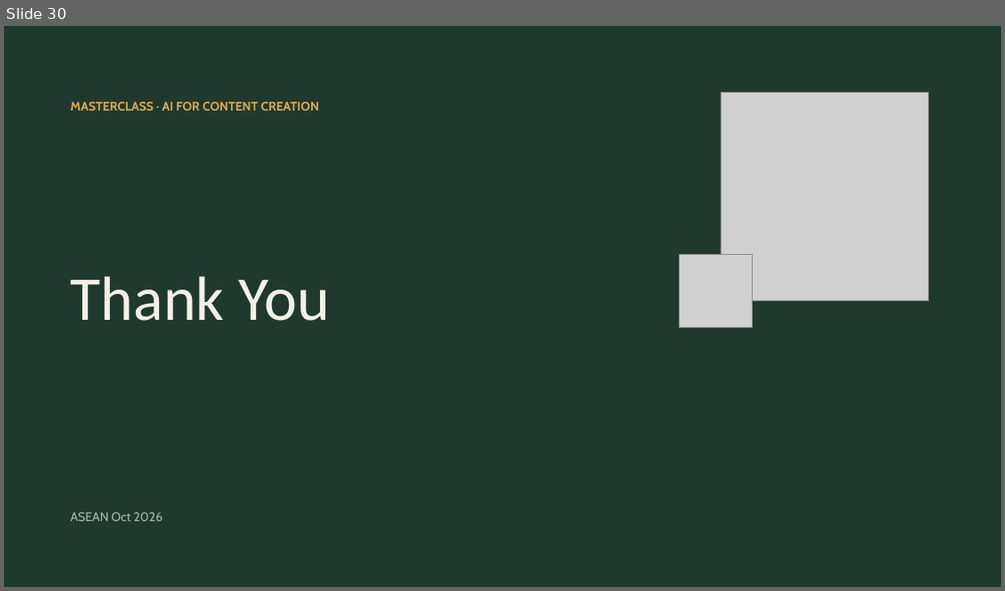
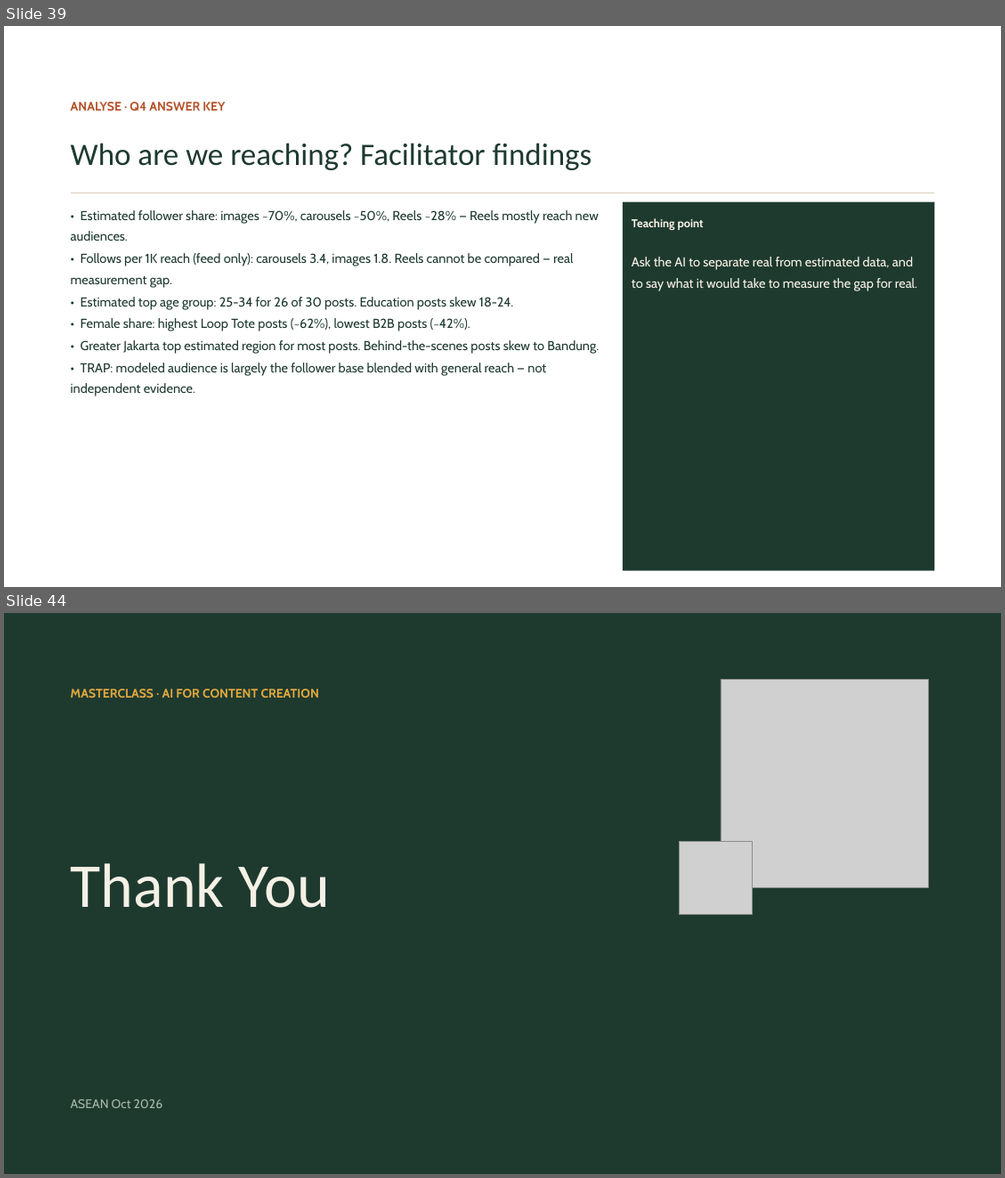
Before and after one commit to itsbharathp/LoopCycle, a slide deck: Prestentations/AI for Content Creation — The Basics.pptx. Shown one above the other, each under a label of ours: slide 30 before the commit, slides 39 and 44 after it; the slides between them are not shown. The pictures are 1005x591 and 1005x1178 pixels, drawn with LibreOffice and Linux fonts; fonts in the diff are those of the drawing; grey boxes stand for pictures. Boxes give left, top, right and bottom in pixels: in the first picture for what was removed or moved away, otherwise in the second. Text is boxed around its words. In the diff, an @@ line names an element or a change of style, - is before the commit and + after.

Commit message:
Add Part Four Analyse workshop section and GitHub Pages site
- PPTX: add 15 new slides for Part Four (5 AI analysis questions with
  prompt + answer-key pairs, setup, shared context, and wrap-up slides)
- PPTX: rebuilt from clean original to fix corrupt OOXML structure
- docs/index.html: single-file GitHub Pages slide deck of all 44 slides
  with keyboard/swipe navigation, URL hash deep-linking, and responsive layout

```diff
--- a/Prestentations/AI for Content Creation — The Basics.pptx
+++ b/Prestentations/AI for Content Creation — The Basics.pptx
@@ slide 39 added at (4, 26, 1001, 587), background #FFFFFF @@
@@ text added at (71, 102, 225, 111), 12 pt, text #B5532B, bold @@
+ANALYSE · Q4 ANSWER KEY
@@ text added at (71, 143, 592, 170), 30 pt, text #1E3A2F @@
+Who are we reaching? Facilitator findings
@@ line added from (71, 192) to (934, 192), #D9CDB6 1 pt @@
@@ text added at (71, 210, 599, 396), 12.5 pt, text #1E3A2F @@
+• Estimated follower share: images ~70%, carousels ~50%, Reels ~28% — Reels mostly reach new audiences.
+• Follows per 1K reach (feed only): carousels 3.4, images 1.8. Reels cannot be compared — real measurement gap.
+• Estimated top age group: 25-34 for 26 of 30 posts. Education posts skew 18-24.
+• Female share: highest Loop Tote posts (~62%), lowest B2B posts (~42%).
+• Greater Jakarta top estimated region for most posts. Behind-the-scenes posts skew to Bandung.
+• TRAP: modeled audience is largely the follower base blended with general reach — not independent evidence.
@@ rectangle added at (623, 201, 934, 571), fill #1E3A2F @@
@@ text added at (631, 218, 917, 291), 12.5 pt, text #FBF3E8 @@
+Teaching point
+Ask the AI to separate real from estimated data, and to say what it would take to measure the gap for real.
@@ what was slide 30 is now slide 44 @@
```
Also in this commit, not shown: 14 other slides added, 1 slide removed, 1 other file.
